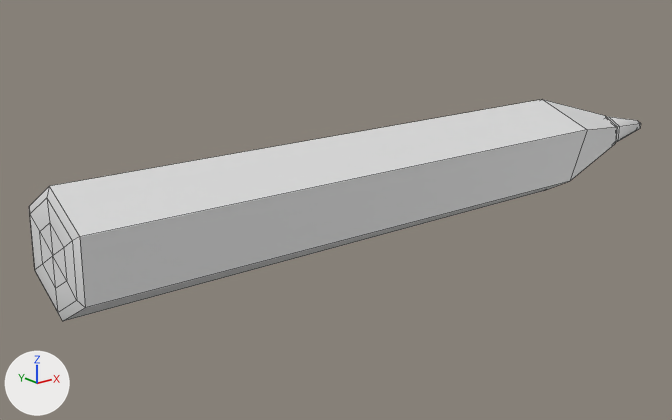
Two versions of the FBX model Paper Soldier/Assets/Prefabs/Models/Block_Trap_Spear_spearpen.fbx, one commit apart.
One viewpoint serves both versions: a camera (50 mm lens) standing at (90.0, -25.7, 14.6) and looking at (111.9, 1.7, 3.7). The axes (+X, +Y, +Z) are drawn at lower left. The lights are the same throughout. Mesh edges are drawn as thin lines. Materials are left out; every surface is plain grey. Where no turn or scale is listed for an object, it has been applied to the vertices.

Names of what the first picture shows: 'Block_Trap_Spear_spearpen'.
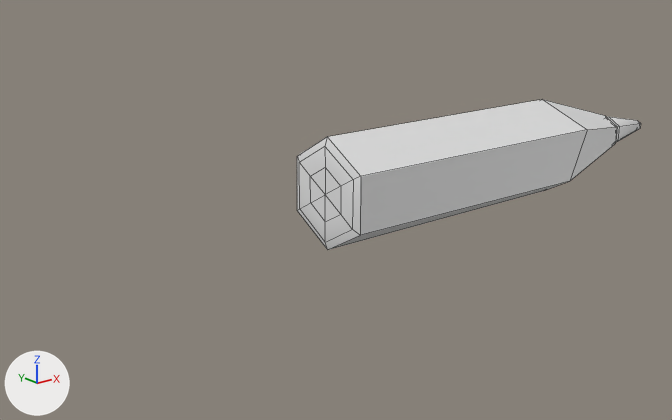
The newer file is also turned or shifted as a whole; pictures and numbers use the older file's frame.

Changed parts and their boxes [x1, y1, x2, y2] in the pictures (672 x 420 px; the box of a moved part takes in the faces that stretch with it):
'Block_Trap_Spear_spearpen', reshaped (44% narrower, 32% shorter)
    before: [29, 99, 641, 321]
    after: [297, 99, 641, 250]
part 1 of me_mesh, moved or reshaped
    before: [29, 112, 547, 321]
    after: [297, 112, 547, 250]

The change, as a list of edits to the scene's bpy script:
```text
Change me_mesh:
    where me_mesh.from_pydata(...)  # 56 vertices, 60 faces; spans x -14.9..14.9, y -1.9..1.9, z -2.2..2.2
    used by ob_block_trap_spear_spearpen; location = (114.64, 0.0, 5.0)
    me_mesh part 1: all 19 vertices in x -14.9..-14.8, y -1.9..1.9, z -2.2..2.2 are moved by (10.3, 0.0, 0.0)
```
